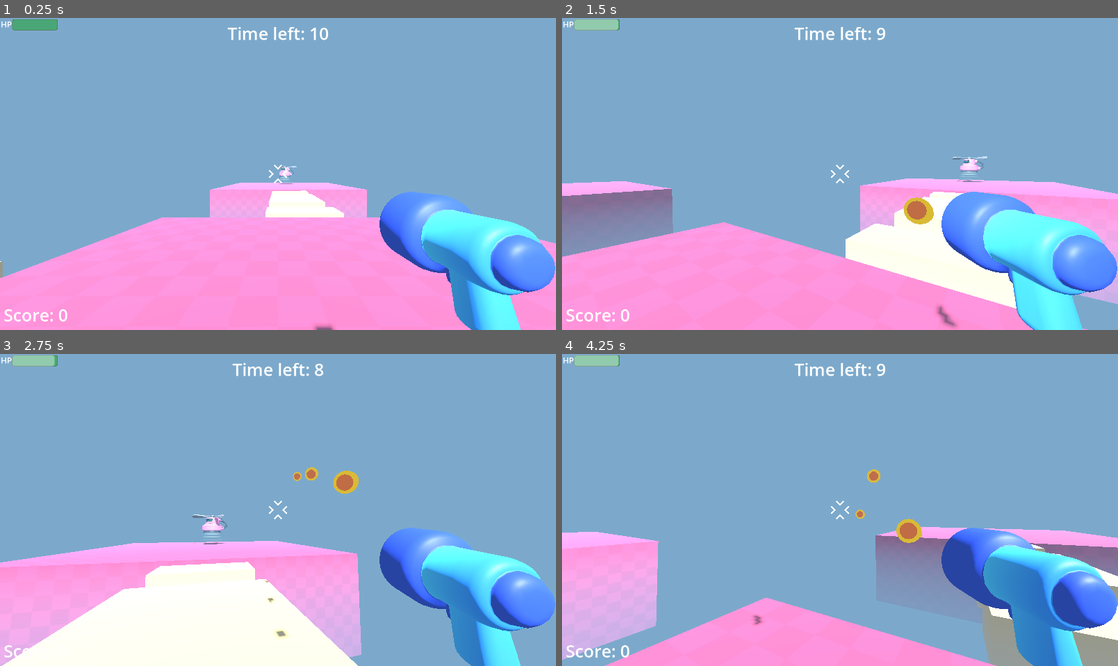
Above: before the commit, frames 1-4 (two rows, left to right).
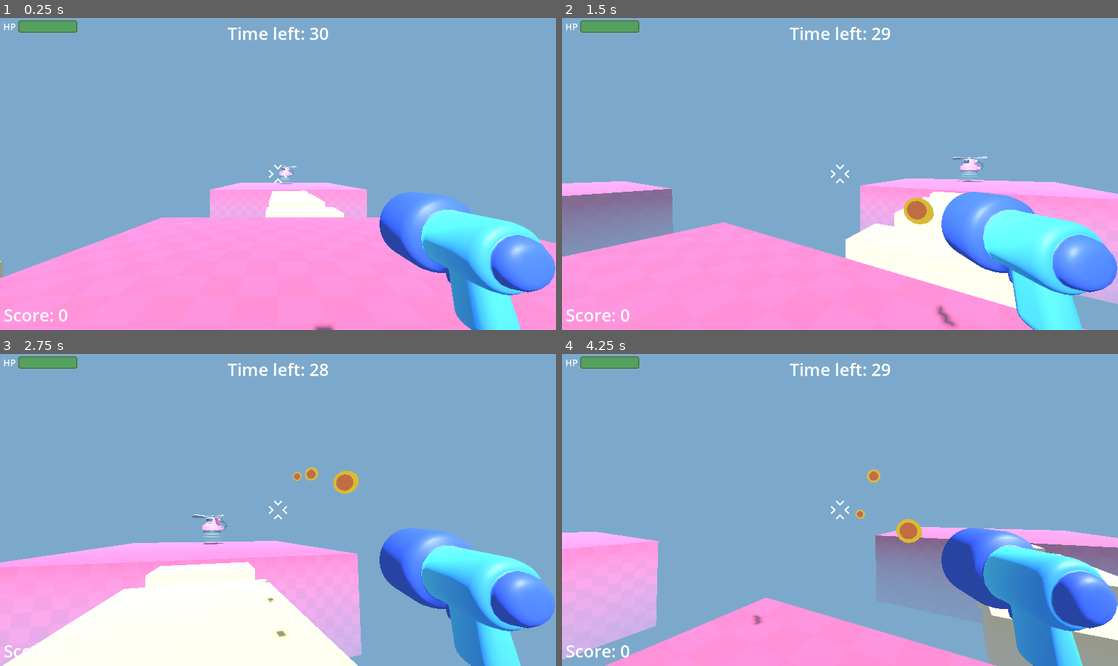
Above: after the commit, the same moments.

Repository: nesherson/survivor-arena-fps
Game: Godot game, scene res://scenes/game/game.tscn
The game is run twice, just before and just after one commit, with the same random seed, the same clock (stepped at 60 frames per second) and the same inputs.
Inputs (mouse positions are in pixels of both pictures, inside the frame that each line leads up to):
- Up to frame 1 (0.25 s): no input
- Up to frame 2 (1.5 s): tap Enter at 0.5 s; move the mouse to (867, 174) at 0.52 s; press the mouse at (867, 174) at 0.53 s; hold W (move_forward) from 0.53 s (still down); tap Space (jump) at 0.77 s; move the mouse to (812, 174) at 1.27 s; release the mouse at (812, 174) at 1.28 s; click (812, 174) at 1.35 s
- Up to frame 3 (2.75 s): keep holding W (move_forward); tap Space (jump) at 1.52 s; move the mouse to (289, 503) at 2.02 s; press the mouse at (289, 503) at 2.03 s
- Up to frame 4 (4.25 s): keep holding W (move_forward); move the mouse to (834, 516) at 2.77 s; release the mouse at (834, 516) at 2.78 s; click (834, 516) at 2.85 s; tap Space (jump) at 3.02, 3.77 s; move the mouse to (878, 513) at 3.52 s; press the mouse at (878, 513) at 3.53 s

The runs differ from the first frame. In frame 1, 0.4% of the frame differs, in the area x 0-58%, y 0-8%; in frame 2, 0.9%; in frame 3, 0.9%; in frame 4, 0.9%, in the area x 0-59%, y 0-8%.

Commit message:
Player health and damage WIP

Diff:
--- /dev/null
+++ b/default_bus_layout.tres
@@ -0,0 +1,4 @@
+[gd_resource type="AudioBusLayout" format=3 uid="uid://bh5qcepoef70o"]
+
+[resource]
+bus/0/volume_db = -9.63761
--- a/scenes/enemies/mob.tscn
+++ b/scenes/enemies/mob.tscn
@@ -10,6 +10,8 @@
 
 [node name="Mob" type="RigidBody3D"]
 gravity_scale = 0.0
+contact_monitor = true
+max_contacts_reported = 1
 script = ExtResource("1_pq5na")
 
 [node name="CollisionShape3D" type="CollisionShape3D" parent="."]
@@ -29,4 +31,5 @@
 [node name="DeathSound" type="AudioStreamPlayer3D" parent="."]
 stream = ExtResource("4_bgk1n")
 
+[connection signal="body_entered" from="." to="." method="_on_body_entered"]
 [connection signal="timeout" from="Timer" to="." method="_on_timer_timeout"]
--- a/scenes/game/game.tscn
+++ b/scenes/game/game.tscn
@@ -35,7 +35,7 @@
 [node name="Game" type="Node3D"]
 process_mode = 3
 script = ExtResource("1_5i0tg")
-game_time_limit = 10
+game_time_limit = 30
 
 [node name="Player" parent="." instance=ExtResource("1_sul5r")]
 unique_name_in_owner = true
--- a/scenes/player/player.tscn
+++ b/scenes/player/player.tscn
@@ -8,19 +8,31 @@
 [sub_resource type="CapsuleShape3D" id="CapsuleShape3D_x7p2l"]
 
 [sub_resource type="StyleBoxFlat" id="StyleBoxFlat_lvxji"]
-bg_color = Color(0.284767, 0.652618, 0.467518, 1)
-border_width_left = 1
-border_width_top = 1
-border_width_right = 1
-border_width_bottom = 1
+bg_color = Color(0.132444, 0.234881, 0.126002, 1)
+border_width_left = 2
+border_width_top = 2
+border_width_right = 2
+border_width_bottom = 2
 border_color = Color(0.238223, 0.383566, 0.139718, 1)
 corner_radius_top_left = 5
 corner_radius_top_right = 5
 corner_radius_bottom_right = 5
 corner_radius_bottom_left = 5
 
+[sub_resource type="StyleBoxFlat" id="StyleBoxFlat_p47bc"]
+bg_color = Color(0.332642, 0.62691, 0.372827, 1)
+border_width_left = 2
+border_width_top = 2
+border_width_right = 2
+border_width_bottom = 2
+border_color = Color(0.8, 0.8, 0.8, 0)
+corner_radius_top_left = 5
+corner_radius_top_right = 5
+corner_radius_bottom_right = 5
+corner_radius_bottom_left = 5
+
 [sub_resource type="LabelSettings" id="LabelSettings_lvxji"]
-font_size = 20
+font_size = 22
 
 [node name="Player" type="CharacterBody3D"]
 collision_layer = 3
@@ -67,17 +79,18 @@
 
 [node name="HealthBar" type="ProgressBar" parent="."]
 unique_name_in_owner = true
-offset_left = 30.0
-offset_top = 3.0
-offset_right = 142.0
-offset_bottom = 30.0
+offset_left = 45.0
+offset_top = 6.0
+offset_right = 190.0
+offset_bottom = 36.0
 theme_override_styles/background = SubResource("StyleBoxFlat_lvxji")
+theme_override_styles/fill = SubResource("StyleBoxFlat_p47bc")
 show_percentage = false
 
 [node name="HealthBarLabel" type="Label" parent="."]
-offset_left = 2.0
-offset_top = 1.0
-offset_right = 42.0
-offset_bottom = 32.0
+offset_left = 8.0
+offset_top = 6.0
+offset_right = 48.0
+offset_bottom = 37.0
 text = "HP"
 label_settings = SubResource("LabelSettings_lvxji")
--- a/scripts/enemies/mob.gd
+++ b/scripts/enemies/mob.gd
@@ -45,3 +45,7 @@
 func _on_timer_timeout() -> void:
 	queue_free()
 	died.emit()
+
+func _on_body_entered(body: Node) -> void:
+	if body is Player:
+		body.take_damage()
--- a/scripts/player/player.gd
+++ b/scripts/player/player.gd
@@ -1,3 +1,5 @@
+class_name Player
+
 extends CharacterBody3D
 
 @onready var camera = $Camera
@@ -19,15 +21,20 @@
 	%Marker3D.add_child(new_bullet)
 
 	new_bullet.global_transform = %Marker3D.global_transform
-	health -= 1
-	health_bar.value = health
 
 	timer.start()
 	shoot_sound.play()
 
+func take_damage():
+	if health == 0:
+		pass
+
+	health -= 2
+	health_bar.value = health
+
 func _ready() -> void:
 	Input.set_mouse_mode(Input.MOUSE_MODE_CAPTURED)
-
+	health_bar.value = health
 
 func _unhandled_input(event: InputEvent) -> void:
 	if event is InputEventMouseMotion:
Not shown: 1 places in scenes/player/player.tscn that only renumber resources
